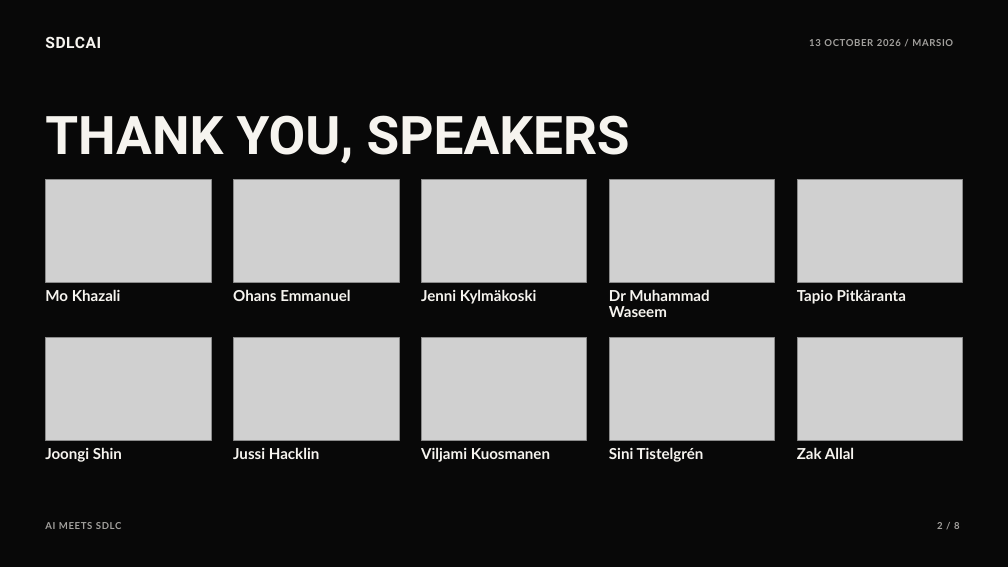
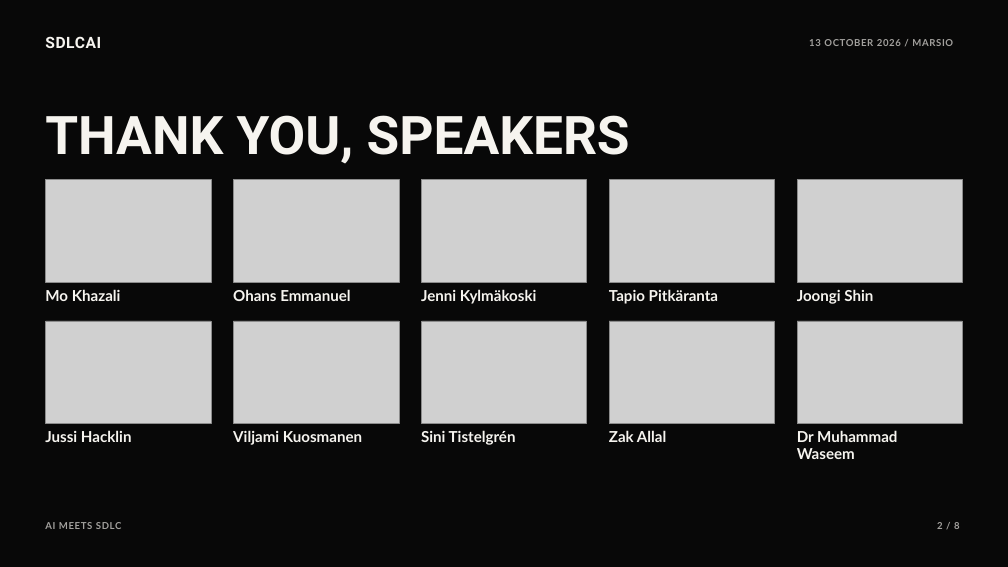
Before and after one commit to bebraw/ai-meets-sdlc, a slide deck: slide 2 of output/pptx/sdlcai-2026-outro.pptx. Drawn at 1008x567 pixels with LibreOffice and Linux fonts; fonts in the diff are those of the drawing; grey boxes stand for pictures; background and template pictures are left out. Boxes give left, top, right and bottom in pixels: in the first picture for what was removed or moved away, otherwise in the second. Text is boxed around its words. In the diff, an @@ line names an element or a change of style, - is before the commit and + after.

```diff
--- a/output/pptx/sdlcai-2026-outro.pptx
+++ b/output/pptx/sdlcai-2026-outro.pptx
@@ text at (x1=609, y1=289, x2=718, y2=304): text changed @@
-Dr Muhammad
+Tapio Pitkäranta
@@ text "Joongi Shin" moved from (x1=45, y1=447, x2=122, y2=462) to (x1=797, y1=289, x2=873, y2=304) @@
@@ text removed at (x1=797, y1=289, x2=906, y2=304) @@
-Tapio Pitkäranta
@@ text removed at (x1=609, y1=306, x2=667, y2=317) @@
-Waseem
@@ 5 pictures moved together from (x1=46, y1=337, x2=962, y2=440) to (x1=46, y1=321, x2=962, y2=424) @@
@@ 3 texts moved together from (x1=233, y1=447, x2=704, y2=462) to (x1=45, y1=430, x2=516, y2=445) @@
@@ text added at (x1=609, y1=430, x2=666, y2=442), 21.6 pt, text #F6F4EF, bold @@
+Zak Allal
@@ text at (x1=797, y1=448, x2=855, y2=459): text changed @@
-Zak Allal
+Waseem
@@ text added at (x1=797, y1=430, x2=897, y2=442), 21.6 pt, text #F6F4EF, bold @@
+Dr Muhammad
```
Also in this commit, not shown: 1 other slide changed, 21 other files.
